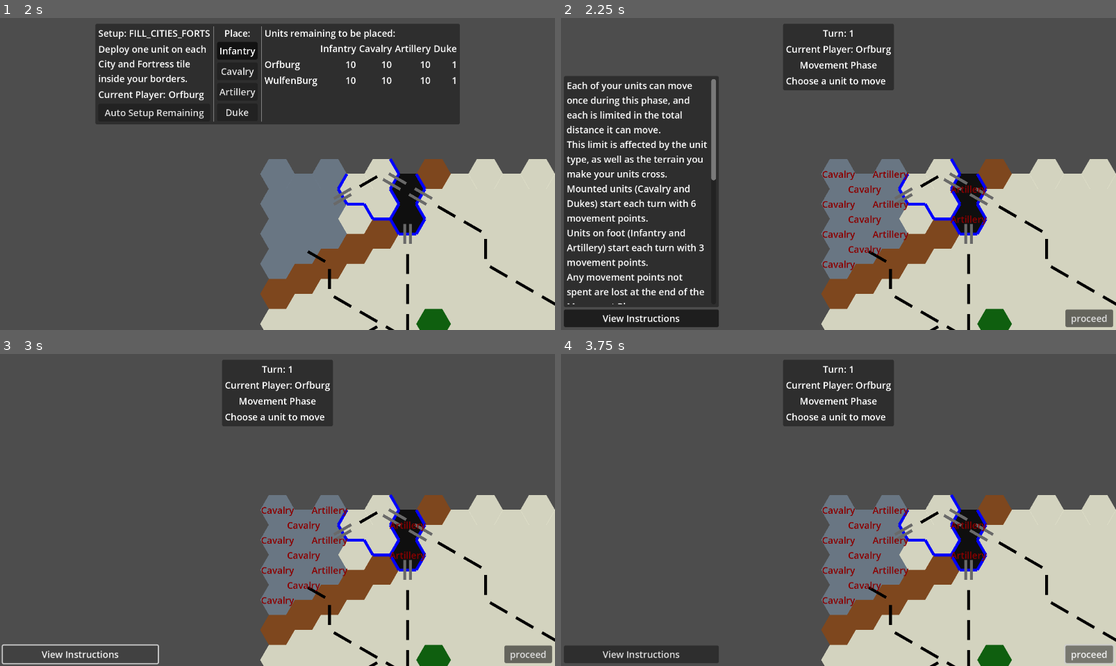
Above: before the commit, frames 1-4 (two rows, left to right).
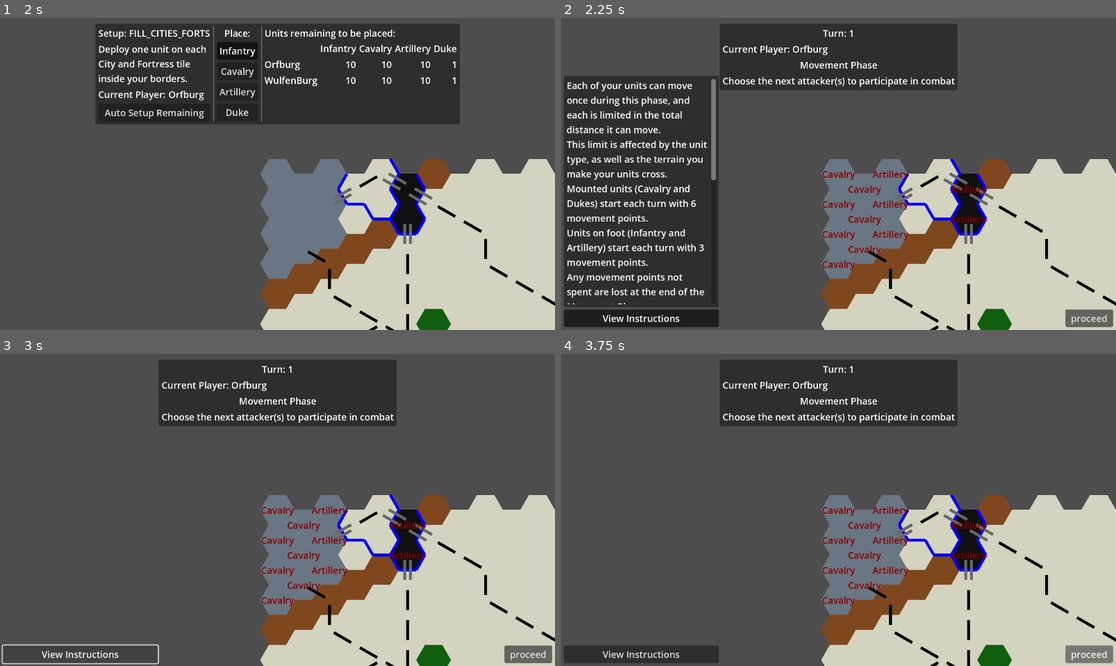
Above: after the commit, the same moments.

Repository: Jayjader/WarOfTheDukes
Game: Godot game, scene res://main_game_scene.tscn
Same seed, same stepped clock (60 frames per second), same inputs: the game is played once before the commit and once after it.
Inputs:
- Up to frame 1 (2 s): click "New Game" at 0.5 s; click "Confirm" at 1.25 s
- Up to frame 2 (2.25 s): click "Auto Setup Remaining" at 2 s
- Up to frame 3 (3 s): click "View Instructions" at 2.75 s
- Up to frame 4 (3.75 s): click "proceed" at 3.5 s

Frame 1 is identical in both runs. In frame 2, 5.3% of the frame differs, in the area x 28-72%, y 2-24%; in frame 3, 5.3%; in frame 4, 5.3%.
Error in both runs: Invalid call. Nonexistent function '_enter_state' in base 'Nil'. (res://game_session/game_play/play_phase_state_machine.gd:25)

Commit message:
yet more game logic moved from scene root script to state machine nodes

Diff:
--- a/game_session/game_play/combat/allocate_exchange_losses.gd
+++ b/game_session/game_play/combat/allocate_exchange_losses.gd
@@ -17,8 +17,6 @@
 func allocate_attacker(attacker: GamePiece):
 	assert(not attacker in allocated_attackers)
 	assert(attacker in choose_attackers.attacking)
-	#if attacker.kind != Enums.Unit.Artillery or \
-	#		Util.cube_distance(Util.axial_to_cube(attacker.tile), Util.axial_to_cube(choose_defender.defender.tile)) < 2:
 	#	defense_strength -= _calculate_effective_attack_strength(attacker, attacker_duke_in_cube)
 	allocated_attackers.append(attacker)
 
@@ -28,6 +26,7 @@
 
 func _enter_subphase():
 	unit_layer.make_faction_selectable(null)
+	unit_layer.unit_clicked.connect(__on_unit_selection)
 	for attacker in choose_attackers.attacking:
 		if attacker.kind != Enums.Unit.Artillery or \
 			2 > Util.cube_distance(
@@ -35,3 +34,11 @@
 				Util.axial_to_cube(choose_defender.defender.tile)
 			):
 			attacker.selectable = true
+
+func _exit_subphase():
+	unit_layer.unit_clicked.disconnect(__on_unit_selection)
+	%SubPhaseInstruction.text = "Choose an attacker to allocate as loss"
+
+func __on_unit_selection(selected_unit: GamePiece, now_selected:bool):
+	if now_selected and not (selected_unit in allocated_attackers):
+		allocate_attacker(selected_unit)
--- a/game_session/game_play/combat/choose_defender_for_attack.gd
+++ b/game_session/game_play/combat/choose_defender_for_attack.gd
@@ -19,21 +19,32 @@
 	phase_state_machine.change_subphase(main_subphase)
 
 func choose_defender(choice: GamePiece):
-	if choose_attackers.attacking.all(func(attacker): return _in_attack_range(attacker, choice)):
+	if choose_attackers.attacking.all(
+		func(attacker):
+			return Util.cube_distance(
+				Util.axial_to_cube(attacker.tile),
+				Util.axial_to_cube(defender.tile)
+			) <= (Rules.ArtilleryRange if attacker.kind == Enums.Unit.Artillery else 1)
+			):
 		defender = choice
 
 func confirm_attack():
 	phase_state_machine.change_subphase(resolve_combat)
 
 func _enter_subphase():
+	unit_layer.unit_clicked.connect(__on_unit_selection)
+	%SubPhaseInstruction.text = "Choose defender for combat with the chosen attacker(s)"
 	for unit in choose_attackers.attacking:
 		unit.unselect()
 	unit_layer.make_faction_selectable(
 		Enums.get_other_faction(parent_phase.play_state_machine.current_player),
 		parent_phase.attacked
 	)
-func _in_attack_range(attacker: GamePiece, defender: GamePiece):
-	return Util.cube_distance(
-		Util.axial_to_cube(attacker.tile),
-		Util.axial_to_cube(defender.tile)
-		) <= (Rules.ArtilleryRange if attacker.kind == Enums.Unit.Artillery else 1)
+
+func _exit_subphase():
+	unit_layer.unit_clicked.disconnect(__on_unit_selection)
+
+func __on_unit_selection(selected_unit: GamePiece, now_selected:bool):
+	if now_selected:
+		selected_unit.unselect()
+		choose_defender(selected_unit)
--- a/game_session/game_play/combat/choose_units_for_attack.gd
+++ b/game_session/game_play/combat/choose_units_for_attack.gd
@@ -25,3 +25,16 @@
 func confirm_attackers():
 	assert(len(attacking) > 0)
 	phase_state_machine.change_subphase(choose_defender)
+
+func _enter_subphase():
+	unit_layer.unit_clicked.connect(__on_unit_selection)
+	%SubPhaseInstruction.text = "Choose the next attacker(s) to participate in combat"
+
+func _exit_subphase():
+	unit_layer.unit_clicked.disconnect(__on_unit_selection)
+
+func __on_unit_selection(selected_unit: GamePiece, now_selected: bool):
+	if selected_unit in attacking:
+		remove_from_attackers(selected_unit)
+	elif selected_unit not in attacking:
+		choose_unit(selected_unit)
--- a/game_session/game_play/combat/combat_phase.gd
+++ b/game_session/game_play/combat/combat_phase.gd
@@ -34,6 +34,7 @@
 	play_state_machine.change_state(move_phase)
 
 func _enter_state():
+	%PhaseInstruction.text = """blablabla fight enemies"""
 	combat_phase_machine.change_subphase(main_combat)
 
 func _exit_state():
--- a/game_session/game_play/combat/main_combat_subphase.gd
+++ b/game_session/game_play/combat/main_combat_subphase.gd
@@ -13,4 +13,12 @@
 	phase_state_machine.change_subphase(choose_attackers)
 
 func _enter_subphase():
+	%SubPhaseInstruction.text = "Choose a unit to begin attacking"
+	unit_layer.unit_clicked.connect(__on_unit_selection)
 	unit_layer.make_faction_selectable(parent_phase.play_state_machine.current_player, choose_attackers.attacking)
+
+func __on_unit_selection(selected_unit: GamePiece, now_selected: bool):
+	choose_unit(selected_unit)
+
+func _exit_subphase():
+	unit_layer.unit_clicked.disconnect(__on_unit_selection)
--- a/game_session/game_play/combat/retreat_defender.gd
+++ b/game_session/game_play/combat/retreat_defender.gd
@@ -12,6 +12,7 @@
 @export var choose_defender: ChooseDefenderForAttack
 
 @onready var unit_layer = Board.get_node("%UnitLayer")
+@onready var tile_overlay = Board.get_node("%TileOverlay")
 
 func choose_destination(tile: Vector2i):
 	parent_phase.retreated.append(choose_defender.defender)
@@ -20,3 +21,4 @@
 func _enter_subphase():
 	assert(choose_defender.defender != null)
 	unit_layer.make_faction_selectable(null)
+	%SubPhaseInstruction.text = "Choose a tile for the defender to retreat to"
--- a/game_session/game_play/game_play_root.gd
+++ b/game_session/game_play/game_play_root.gd
@@ -1,38 +1,12 @@
 extends Control
 
 signal game_over(result: Enums.GameResult, winner: Enums.Faction)
-
-const PHASE_INSTRUCTIONS = {
-	Enums.PlayPhase.MOVEMENT: """Each of your units can move once during this phase, and each is limited in the total distance it can move.
-This limit is affected by the unit type, as well as the terrain you make your units cross.
-Mounted units (Cavalry and Dukes) start each turn with 6 movement points.
-Units on foot (Infantry and Artillery) start each turn with 3 movement points.
-Any movement points not spent are lost at the end of the Movement Phase.
-The cost in movement points to enter a tile depends on the terrain on that tile, as well as any features on its border with the tile from which a piece is leaving.
-Roads cost 1/2 points to cross.
-Cities cost 1/2 points to enter.
-Bridges cost 1 point to cross (but only 1/2 points if a Road crosses the Bridge as well).
-Plains cost 1 point to enter.
-Woods and Cliffs cost 2 points to enter.
-Lakes can not be entered.
-Rivers can not be crossed (but a Bridge over a River can be crossed - cost as specified above).
-""",
-	Enums.PlayPhase.COMBAT: """blablabla hit stuff win fights"""
-}
 
 @export_category("States/Phases")
 @export var play_phase_state_machine: PlayPhaseStateMachine
 
 const INSTRUCTIONS = {
-	Enums.PlayPhase.MOVEMENT: {
-	Enums.MovementSubPhase.CHOOSE_UNIT: "Choose a unit to move",
-	Enums.MovementSubPhase.CHOOSE_DESTINATION: "Choose the destination tile for the selected unit",
-	},
 	Enums.PlayPhase.COMBAT: {
-	Enums.CombatSubPhase.MAIN: "Choose a unit to begin attacking",
-	Enums.CombatSubPhase.CHOOSE_ATTACKERS: "Choose the next attacker(s) to participate in combat",
-	Enums.CombatSubPhase.CHOOSE_DEFENDER: "Choose defender for combat with the chosen attacker(s)",
-	Enums.CombatSubPhase.LOSS_ALLOCATION_FROM_EXCHANGE: "Choose an attacker to allocate as loss",
 	Enums.CombatSubPhase.RETREAT_DEFENDER: "Choose a tile for the defender to retreat to",
 	Enums.CombatSubPhase.MAKE_WAY_FOR_RETREAT: "Choose a unit to be pushed by the retreating unit",
 	Enums.CombatSubPhase.CHOOSE_ATTACKER_TO_RETREAT: "Choose a unit among the attackers to retreat",
@@ -40,48 +14,14 @@
 	},
 }
 
-func _on_unit_selection(selected_unit: GamePiece, now_selected: bool):
-	#print_debug("_on_unit_selection %s %s %s, now selected: %s" % [Enums.Unit.find_key(selected_unit.kind), Enums.Faction.find_key(selected_unit.faction), selected_unit.tile, now_selected])
-	var current_phase: PlayPhase = play_phase_state_machine.current_phase
-	match current_phase:
-		MovementPhase:
-			var current_subphase: MovementSubphase = current_phase.phase_state_machine.current_subphase
-			match current_subphase:
-				ChooseUnitForMove:
-					if not (selected_unit in current_subphase.moved) and now_selected:
-						(current_subphase as ChooseUnitForMove).choose_unit(selected_unit)
-				ChooseUnitDestination:
-					if not now_selected:
-						(current_subphase as ChooseUnitDestination).cancel_unit_choice()
-		CombatPhase:
-			var current_subphase: CombatSubphase = current_phase.phase_state_machine.current_subphase
-			match current_subphase:
-				MainCombatSubphase:
-					(current_subphase as MainCombatSubphase).choose_unit(selected_unit)
-				ChooseUnitsForAttack:
-					if selected_unit in (current_subphase as ChooseUnitsForAttack).attacking:
-						(current_subphase as ChooseUnitsForAttack).remove_from_attackers(selected_unit)
-					elif selected_unit not in (current_phase as CombatPhase).attacked:
-						(current_subphase as ChooseUnitsForAttack).choose_unit(selected_unit)
-				ChooseDefenderForAttack:
-					if now_selected:
-						selected_unit.unselect()
-						(current_subphase as ChooseDefenderForAttack).choose_defender(selected_unit)
-				AllocateExchangeLosses:
-					if now_selected and not (selected_unit in (current_subphase as AllocateExchangeLosses).allocated_attackers):
-						(current_subphase as AllocateExchangeLosses).allocate_attacker(selected_unit)
-
-func _on_hex_selection(tile, kind, zones):
-	print_debug("TO REMOVE TO REMOVE TO REMOVE _on_hex_selection %s %s %s" % [kind, zones, tile])
-
-func on_confirm_movement():
+func confirm_movement():
 	%Proceed.pressed.disconnect(self.confirm_movement)
 	%Proceed.pressed.connect(self.confirm_combat)
 	%MovementPhase.visible = false
 	%CombatPhase.visible = true
 
 
-func add_attacker(attacker: GamePiece):
+func add_attacker():
 	%Proceed.pressed.disconnect(self.confirm_combat)
 	%Proceed.pressed.connect(self.confirm_attackers)
 
@@ -92,7 +32,7 @@
 	%Proceed.pressed.disconnect(confirm_loss_allocation)
 	%Proceed.pressed.connect(self.confirm_combat)
 
-func choose_defender(defender: GamePiece):
+func choose_defender():
 	var result = Enums.CombatResult.Exchange
 	match result:
 		Enums.CombatResult.Exchange:
--- a/game_session/game_play/game_play_root.tscn
+++ b/game_session/game_play/game_play_root.tscn
@@ -228,8 +228,9 @@
 script = ExtResource("6_rh5ps")
 subphase = NodePath("ChooseUnitForMove")
 
-[node name="ChooseUnitForMove" type="Node" parent="PlayStateMachine/MovementPhase/MovementPhaseStateMachine" node_paths=PackedStringArray("choose_destination")]
+[node name="ChooseUnitForMove" type="Node" parent="PlayStateMachine/MovementPhase/MovementPhaseStateMachine" node_paths=PackedStringArray("parent_phase", "choose_destination")]
 script = ExtResource("7_77m47")
+parent_phase = NodePath("../..")
 choose_destination = NodePath("../ChooseUnitDestination")
 
 [node name="ChooseUnitDestination" type="Node" parent="PlayStateMachine/MovementPhase/MovementPhaseStateMachine" node_paths=PackedStringArray("choose_unit", "parent_phase")]
@@ -320,4 +321,3 @@
 [connection signal="pressed" from="BottomRightMargin/EndMovementPhase" to="." method="confirm_movement"]
 [connection signal="pressed" from="BottomRightMargin/EndCombatPhase" to="." method="confirm_combat"]
 [connection signal="pressed" from="BottomRightMargin/ConfirmAttackers" to="." method="confirm_attackers"]
-[connection signal="pressed" from="BottomRightMargin/CancelAttack" to="." method="cancel_attack"]
--- a/game_session/game_play/movement/choose_unit_destination.gd
+++ b/game_session/game_play/movement/choose_unit_destination.gd
@@ -29,10 +29,16 @@
 
 func _enter_subphase():
 	assert(moving != null)
+	%SubPhaseInstruction.text = "Choose the destination tile for the selected unit"
 	Board.report_click_for_tiles(destinations.keys())
 	Board.report_hover_for_tiles(destinations.keys())
 	Board.get_node("%HoverClick").draw_hover = true
 	tile_overlay.set_destinations(destinations)
+	Board.get_node("%UnitLayer").unit_clicked.connect(__on_unit_selection)
+
+func __on_unit_selection(unit_selected: GamePiece, now_selected: bool):
+	if not now_selected:
+		cancel_unit_choice()
 
 func _exit_subphase():
 	#moving = null <- wait until needed to implement
@@ -40,3 +46,4 @@
 	Board.report_hover_for_tiles([])
 	Board.get_node("%HoverClick").draw_hover = false
 	tile_overlay.clear_destinations()
+	Board.get_node("%UnitLayer").unit_clicked.disconnect(__on_unit_selection)
--- a/game_session/game_play/movement/choose_unit_for_move.gd
+++ b/game_session/game_play/movement/choose_unit_for_move.gd
@@ -2,6 +2,8 @@
 class_name ChooseUnitForMove
 
 @export_category("States/Phases")
+@export var parent_phase: MovementPhase
+@export_category("Subphases")
 @export var choose_destination: ChooseUnitDestination
 
 @onready var phase_state_machine: MovementPhaseStateMachine = get_parent()
@@ -11,9 +13,13 @@
 	choose_destination.destinations = Board.paths_for(unit)
 	phase_state_machine.change_subphase(choose_destination)
 
+func _enter_subphase():
+	%SubPhaseInstruction.text = "Choose a unit to move"
+	Board.get_node("%UnitLayer").unit_clicked.connect(__on_unit_selection)
 
-func _enter_subphase():
-	pass
+func __on_unit_selection(selected_unit: GamePiece, now_selected: bool):
+	if not (selected_unit in parent_phase.moved) and now_selected:
+		choose_unit(selected_unit)
 
 func _exit_subphase():
-	pass
+	Board.get_node("%UnitLayer").unit_clicked.disconnect(__on_unit_selection)
--- a/game_session/game_play/movement/movement_phase.gd
+++ b/game_session/game_play/movement/movement_phase.gd
@@ -20,6 +20,20 @@
 	play_state_machine.change_state(combat_phase)
 
 func _enter_state():
+	%PhaseInstruction.text = """Each of your units can move once during this phase, and each is limited in the total distance it can move.
+This limit is affected by the unit type, as well as the terrain you make your units cross.
+Mounted units (Cavalry and Dukes) start each turn with 6 movement points.
+Units on foot (Infantry and Artillery) start each turn with 3 movement points.
+Any movement points not spent are lost at the end of the Movement Phase.
+The cost in movement points to enter a tile depends on the terrain on that tile, as well as any features on its border with the tile from which a piece is leaving.
+Roads cost 1/2 points to cross.
+Cities cost 1/2 points to enter.
+Bridges cost 1 point to cross (but only 1/2 points if a Road crosses the Bridge as well).
+Plains cost 1 point to enter.
+Woods and Cliffs cost 2 points to enter.
+Lakes can not be entered.
+Rivers can not be crossed (but a Bridge over a River can be crossed - cost as specified above).
+"""
 	match play_state_machine.current_player:
 		Enums.Faction.Orfburg:
 			play_state_machine.get_parent().get_node("%OrfburgCurrentPlayer").set_visible(true)
